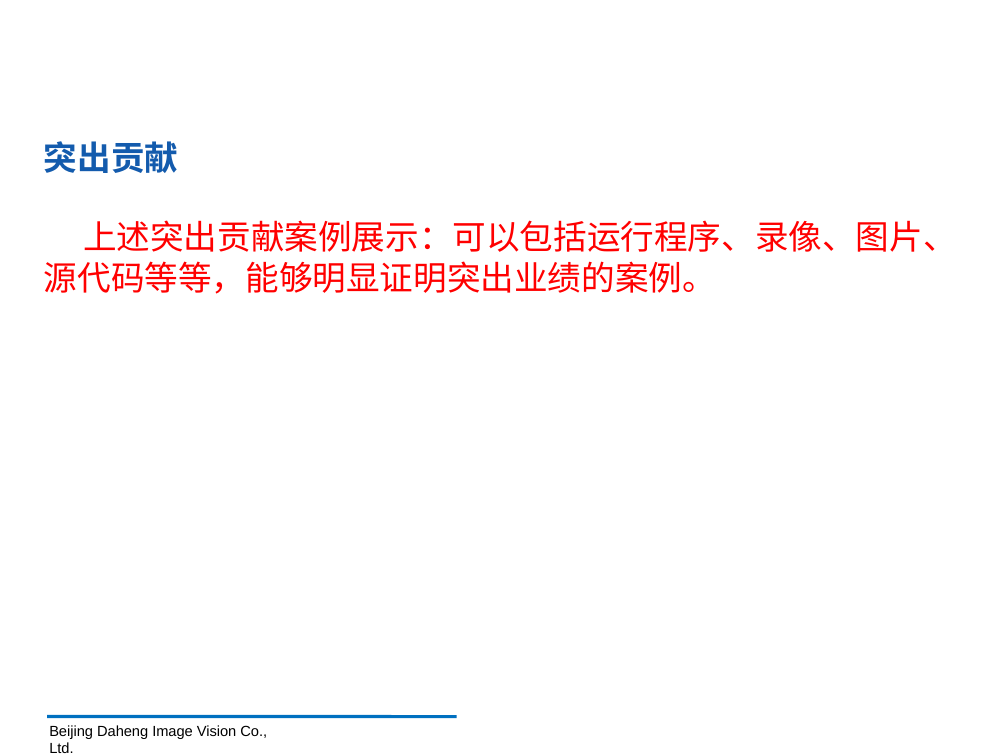
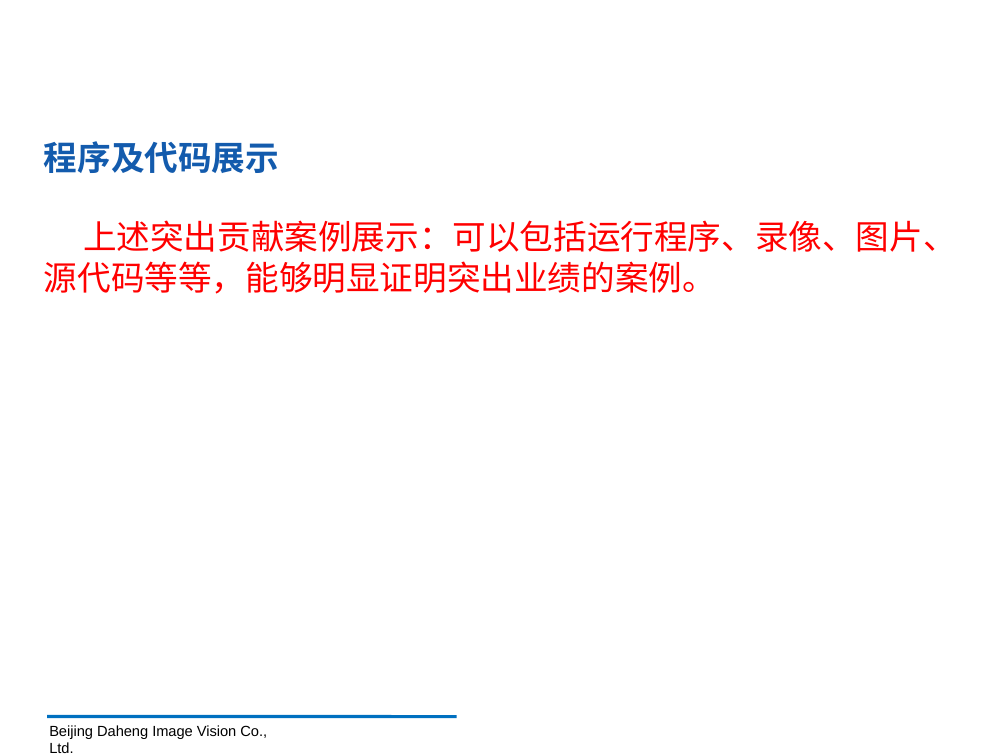
Before and after one commit to sabercc0805/daheng, a slide deck: slide 12 of 研发工程师述职报告PPT-张赵浩然-2018.pptx (slide 9 before the commit). Drawn at 1008x756 pixels with LibreOffice and Linux fonts; fonts in the diff are those of the drawing; background and template pictures are left out. Boxes give left, top, right and bottom in pixels: in the first picture for what was removed or moved away, otherwise in the second. Text is boxed around its words. In the diff, an @@ line names an element or a change of style, - is before the commit and + after.

```diff
--- a/研发工程师述职报告PPT-张赵浩然-2018.pptx
+++ b/研发工程师述职报告PPT-张赵浩然-2018.pptx
@@ text at (44, 141, 279, 173): text changed @@
-突出贡献
+程序及代码展示
```
Also in this commit, not shown: 3 other slides changed, 5 slides added, 2 slides removed.
